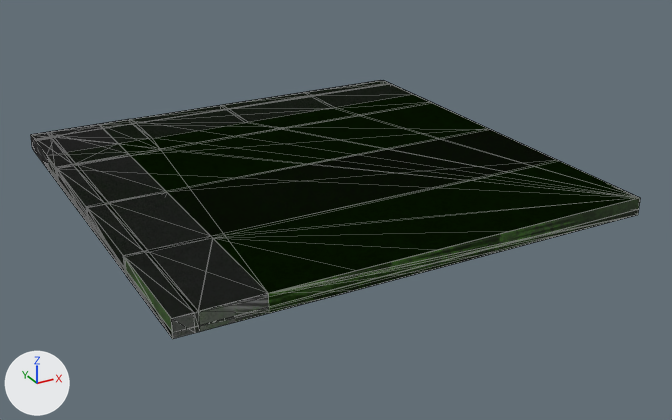
Renders of the glTF model common/game/tilesets/suburban_neighborhood/ground/ground_tiles.glb from each side of a commit.
Before and after are seen from a camera (50 mm lens) standing at (-7.08, -13.87, 5.91) and looking at (0.28, -0.5, -0.77). Lighting does not change. The marker at lower left points along +X, +Y and +Z. Mesh edges are drawn as thin lines. Objects named as collision shapes, trigger or cutter boxes, shadow casters or lower levels of detail are left out. Where no turn or scale is listed for an object, it has been applied to the vertices.

The older version as bpy lines, for what is in view:
```python
ob_yard_grass_only = bpy.data.objects.new('yard_grass_only', me_cube_040)
ob_yard_grass_only.location = (0.0, 0.0, 0.0)
ob_yard_sidewalk_driveway = bpy.data.objects.new('yard_sidewalk_driveway', me_cube_041)
ob_yard_sidewalk_driveway.location = (0.0, 0.0, 0.0)
ob_yard_sidewalk_inner_corner = bpy.data.objects.new('yard_sidewalk_inner_corner', me_cube_027)
ob_yard_sidewalk_inner_corner.location = (0.0, 0.0, 0.0)
ob_yard_sidewalk_outer_corner = bpy.data.objects.new('yard_sidewalk_outer_corner', me_cube_016)
ob_yard_sidewalk_outer_corner.location = (0.0, 0.0, 0.0)
ob_yard_sidewalk_straight_edge = bpy.data.objects.new('yard_sidewalk_straight_edge', me_cube_031)
ob_yard_sidewalk_straight_edge.location = (0.0, 0.0, 0.0)
```
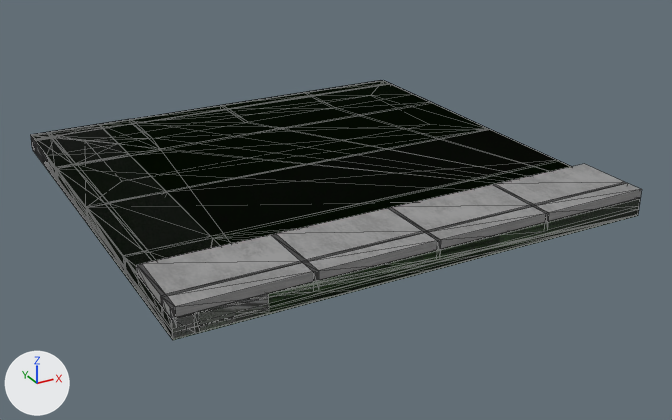
Location of each change, (x1, y1, x2, y2) in pixels of the pictures (672 x 420 px):
'yard_sidewalk_outer_corner', surface changed
    both: (31, 80, 640, 338)
'sidewalk_only', added
    after: (137, 164, 642, 327)
    faces in mat_cement: (137, 164, 642, 326)
    faces in mat_dark_cement (black #3d3d3d): (137, 182, 627, 327)
'yard_sidewalk_straight_edge', surface changed
    both: (31, 81, 640, 339)
'yard_sidewalk_inner_corner', surface changed
    both: (31, 81, 639, 338)
'yard_sidewalk_driveway', surface changed
    both: (110, 81, 637, 311)
'yard_grass_only', surface changed (black to grey)
    both: (32, 80, 640, 338)
'pool', now drawn
    after: (33, 141, 639, 340)
    faces in mat_grass (picture img_grassy_grass): (86, 200, 639, 340)

Edits to the bpy script that builds the scene:
```text
Add img_grassy_grass:
    img_grassy_grass = load_image('grassy_grass', '_unpacked/grassy_grass', 256, 256, 'sRGB')
Change mat_grass:
    mat_grass.texture: img_grass_texture_new -> img_grassy_grass
Add me_cube_015:
    me_cube_015.from_pydata(...)  # 54 vertices, 82 faces; spans x -4.0..4.0, y -4.0..-2.67, z -0.15..0.15
    # faces by material slot: [6, 32, 44]
    me_cube_015.materials.append(mat_grass)  # picture img_grassy_grass
    me_cube_015.materials.append(mat_cement)
    me_cube_015.materials.append(mat_dark_cement)  # black #3d3d3d
Add ob_sidewalk_only:
    ob_sidewalk_only = bpy.data.objects.new('sidewalk_only', me_cube_015)
    ob_sidewalk_only.location = (0.0, 0.0, 0.0)
```
